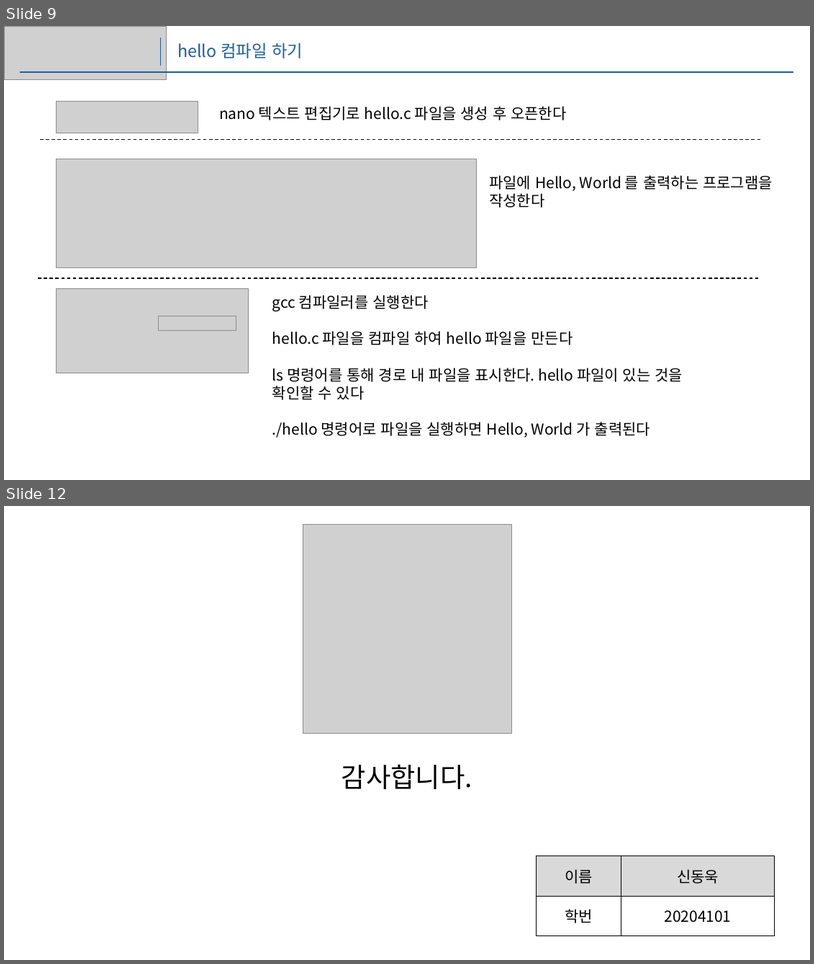
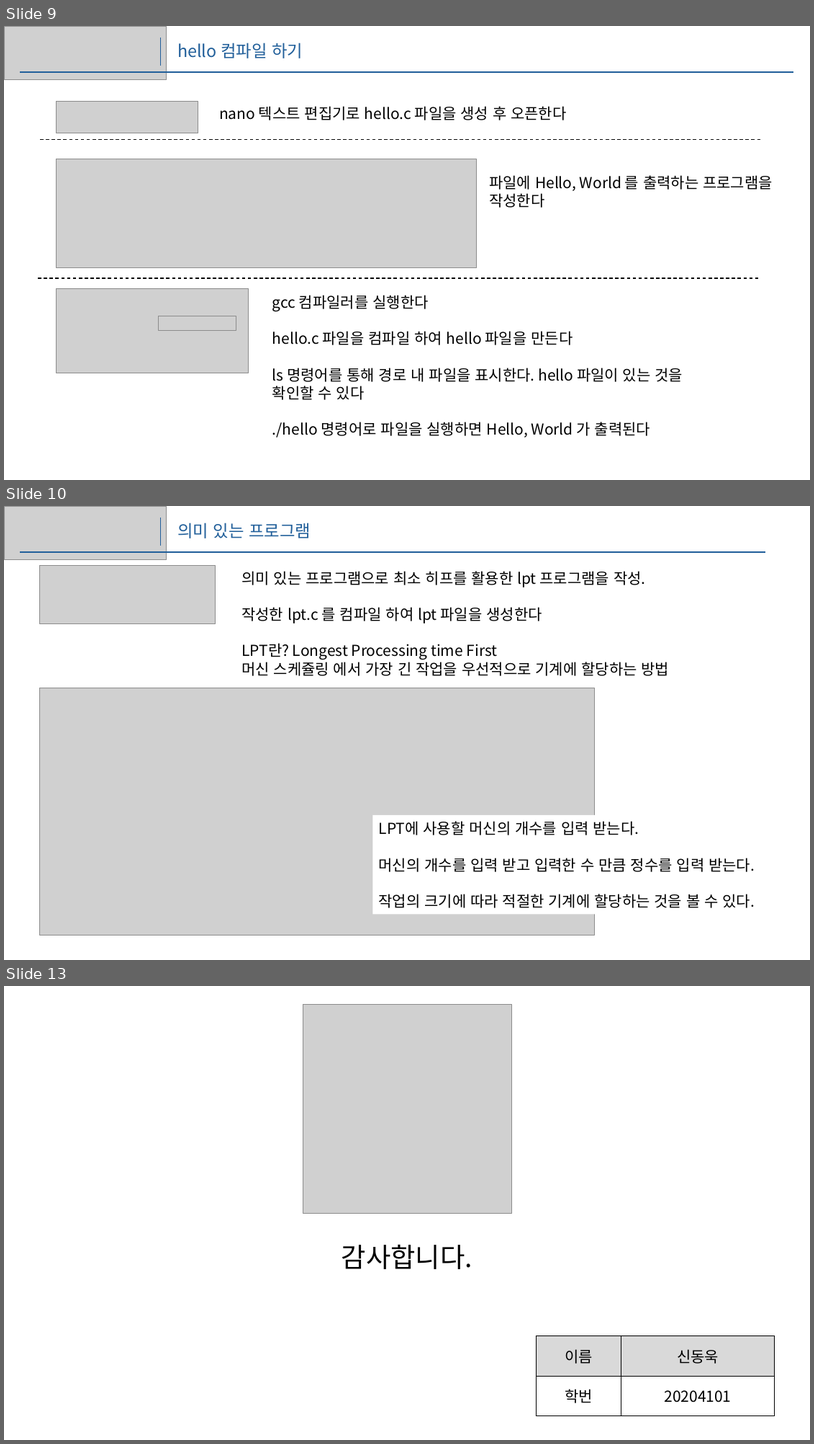
Before and after one commit to DongUk-Shin/3rd1sem, a slide deck: 운영체제/1w/1주.pptx. Shown one above the other, each under a label of ours: slides 9 and 12 before the commit, slides 9, 10 and 13 after it; the slides between them are not shown. The pictures are 814x964 and 814x1444 pixels, drawn with LibreOffice and Linux fonts; fonts in the diff are those of the drawing; grey boxes stand for pictures. Boxes give left, top, right and bottom in pixels: in the first picture for what was removed or moved away, otherwise in the second. Text is boxed around its words. In the diff, an @@ line names an element or a change of style, - is before the commit and + after.

```diff
--- a/운영체제/1w/1주.pptx
+++ b/운영체제/1w/1주.pptx
@@ slide 10 added at [4,506,810,960], background #FFFFFF @@
@@ picture added at [4,506,166,560] @@
@@ line added from (161, 518) to (161, 546), #215F9A 1.5 pt @@
@@ text added at [178,523,311,538], 20 pt, text #215F9A @@
+의미 있는 프로그램
@@ line added from (21, 552) to (766, 552), #215F9A 1.5 pt @@
@@ picture added at [40,566,215,624] @@
@@ text added at [242,571,670,676], 18 pt, text #000000 @@
+의미 있는 프로그램으로 최소 히프를 활용한 lpt 프로그램을 작성.
+작성한 lpt.c 를 컴파일 하여 lpt 파일을 생성한다
+LPT란? Longest Processing time First
+머신 스케쥴링 에서 가장 긴 작업을 우선적으로 기계에 할당하는 방법
@@ picture added at [40,688,595,935] @@
@@ rectangle added at [373,815,810,914], fill #FFFFFF, 18 pt, text #000000 @@
+LPT에 사용할 머신의 개수를 입력 받는다.
+머신의 개수를 입력 받고 입력한 수 만큼 정수를 입력 받는다.
+작업의 크기에 따라 적절한 기계에 할당하는 것을 볼 수 있다.
@@ what was slide 12 is now slide 13 @@
```
Also in this commit, not shown: 2 slides changed, 2 other slides added, 2 slides removed, 2 other files.
